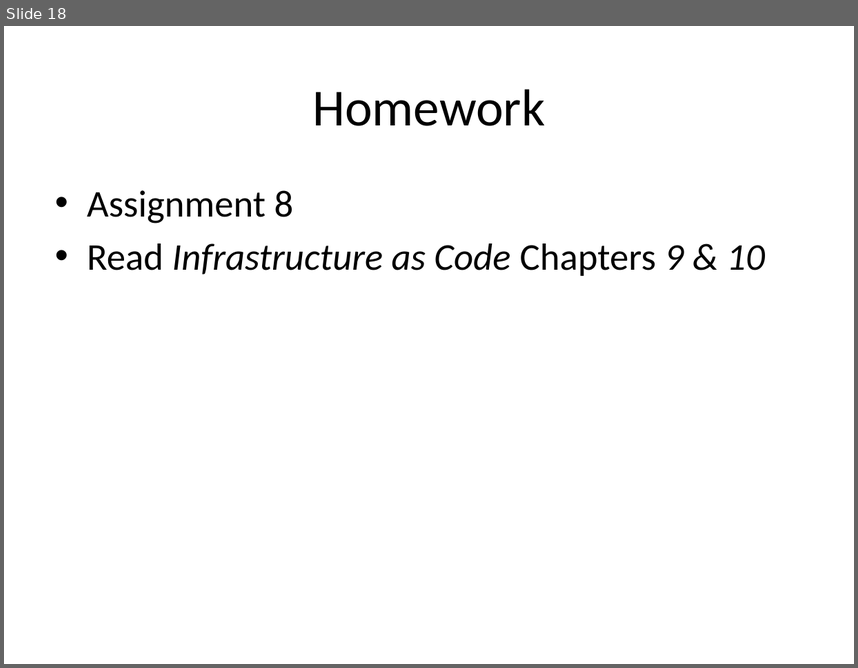
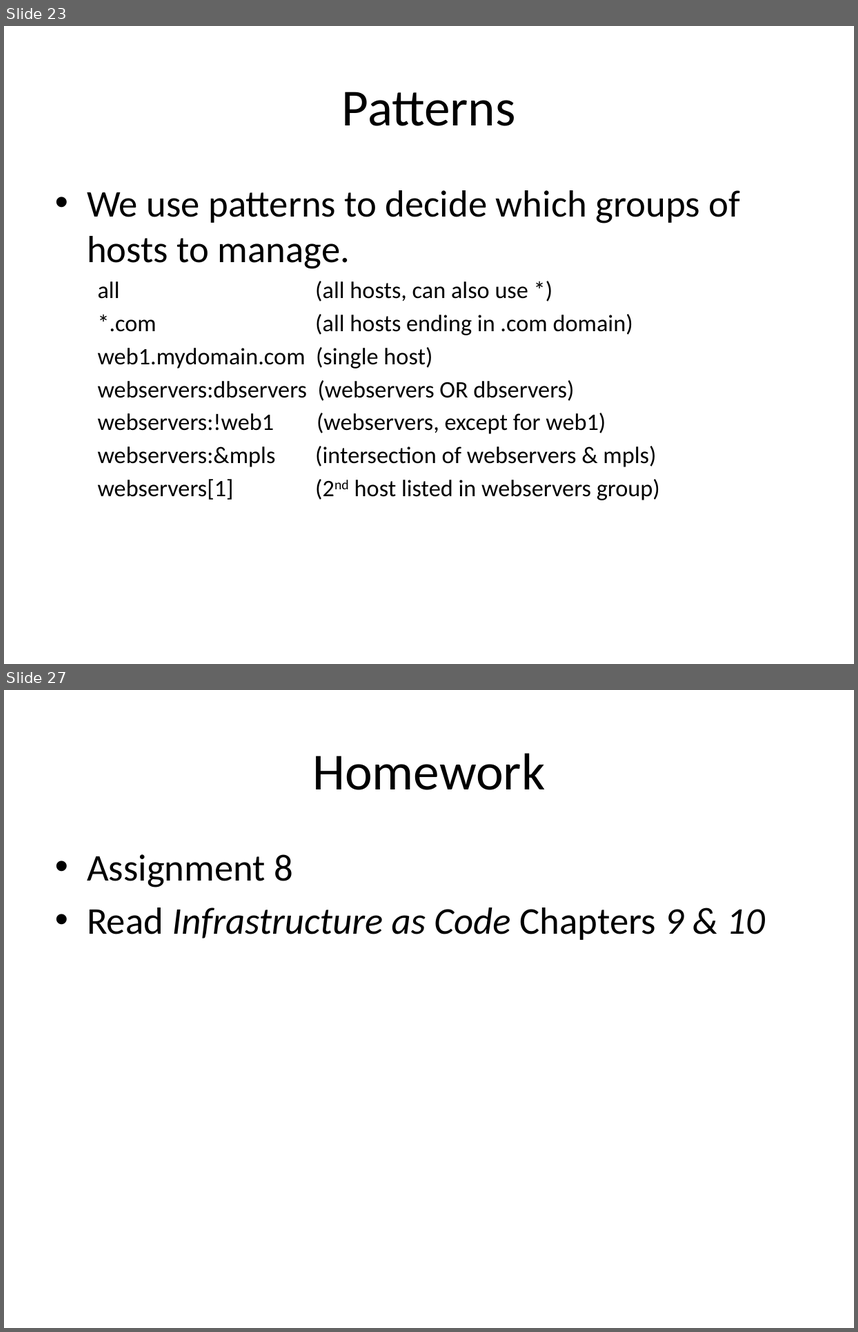
Before and after one commit to jasondbaker/infrastructure-class, a slide deck: lectures/infrastructure-week-10.pptx. Shown one above the other, each under a label of ours: slide 18 before the commit, slides 23 and 27 after it; the slides between them are not shown. The pictures are 858x668 and 858x1332 pixels, drawn with LibreOffice and Linux fonts; fonts in the diff are those of the drawing. Boxes give left, top, right and bottom in pixels: in the first picture for what was removed or moved away, otherwise in the second. Text is boxed around its words. In the diff, an @@ line names an element or a change of style, - is before the commit and + after.

```diff
--- a/lectures/infrastructure-week-10.pptx
+++ b/lectures/infrastructure-week-10.pptx
@@ slide 23 added at [4, 26, 854, 664], background #FFFFFF @@
@@ title added at [342, 92, 516, 126], 44 pt, text #000000 @@
+Patterns
@@ text added at [87, 190, 740, 500], 20 pt, text #000000 @@
+• We use patterns to decide which groups of hosts to manage.
+  all (all hosts, can also use *)
+  *.com (all hosts ending in .com domain)
+  web1.mydomain.com (single host)
+  webservers:dbservers (webservers OR dbservers)
+  webservers:!web1 (webservers, except for web1)
+  webservers:&mpls (intersection of webservers & mpls)
+  webservers[1] (2nd host listed in webservers group)
@@ what was slide 18 is now slide 27 @@
```
Also in this commit, not shown: 1 slide changed, 8 other slides added.
